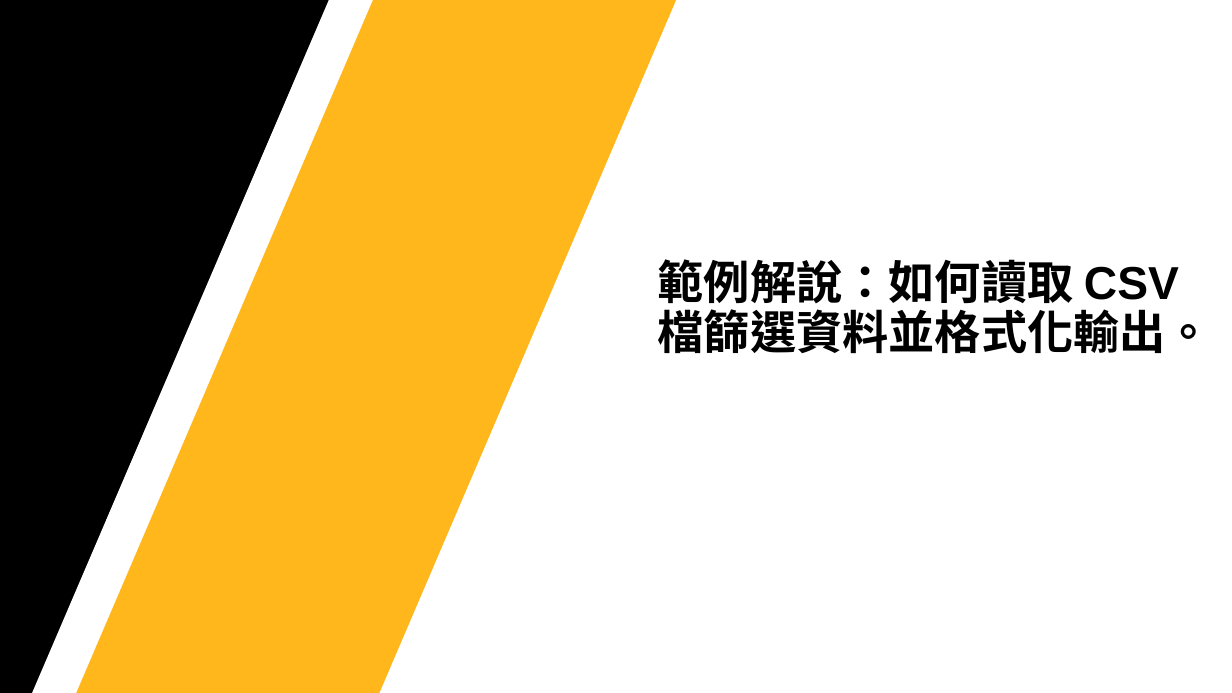
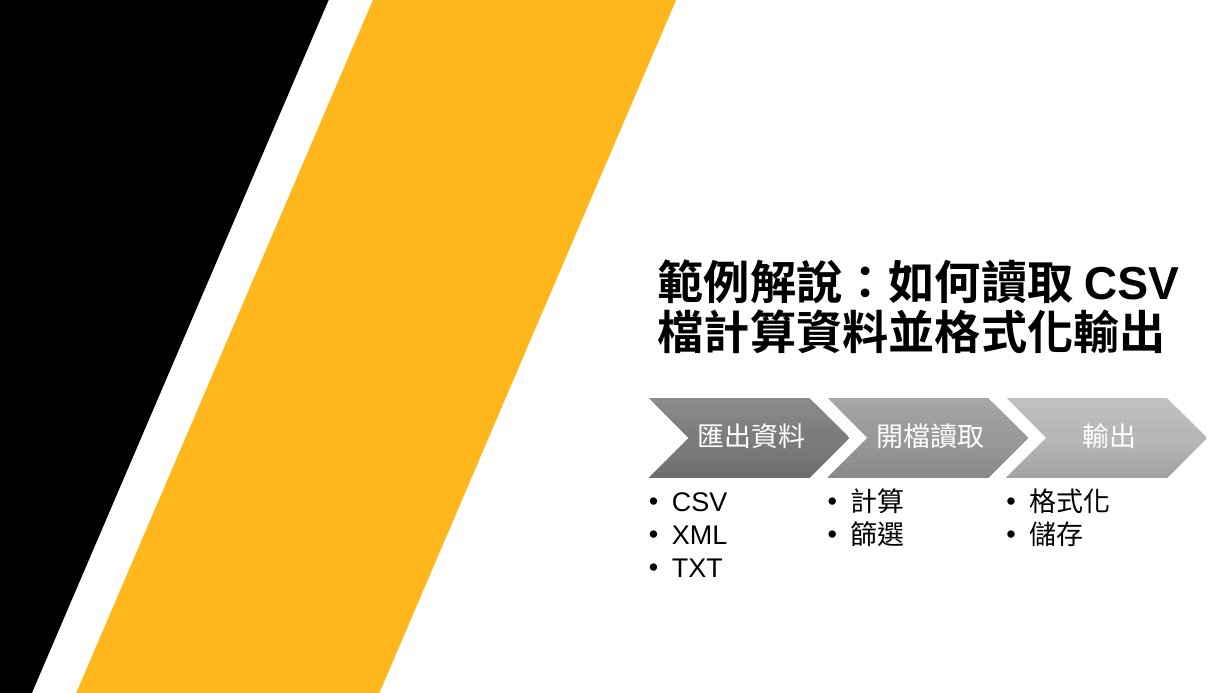
Before and after one commit to Jerrick-cheng/AEDT-Automation-Camp, a slide deck: slide 16 of 上課教材/Week3.pptx (slide 15 before the commit). Drawn at 1232x693 pixels with LibreOffice and Linux fonts; fonts in the diff are those of the drawing; background and template pictures are left out. Boxes give left, top, right and bottom in pixels: in the first picture for what was removed or moved away, otherwise in the second. Text is boxed around its words. In the diff, an @@ line names an element or a change of style, - is before the commit and + after.

```diff
--- a/上課教材/Week3.pptx
+++ b/上課教材/Week3.pptx
@@ text at (x1=658, y1=259, x2=1074, y2=311): text changed @@
-範例解說：如何讀取 CSV檔篩選資料並格式化輸出。
+範例解說：如何讀取 CSV檔計算資料並格式化輸出
@@ group added at (x1=649, y1=397, x2=1207, y2=577): 6 texts, 3 chevrons @@
+匯出資料
+  • CSV
+  • XML
+  • TXT
+開檔讀取
+  • 計算
+  • 篩選
+輸出
+  • 格式化
+  • 儲存
```
Also in this commit, not shown: 1 other slide changed, 1 slide added, 2 other files.
